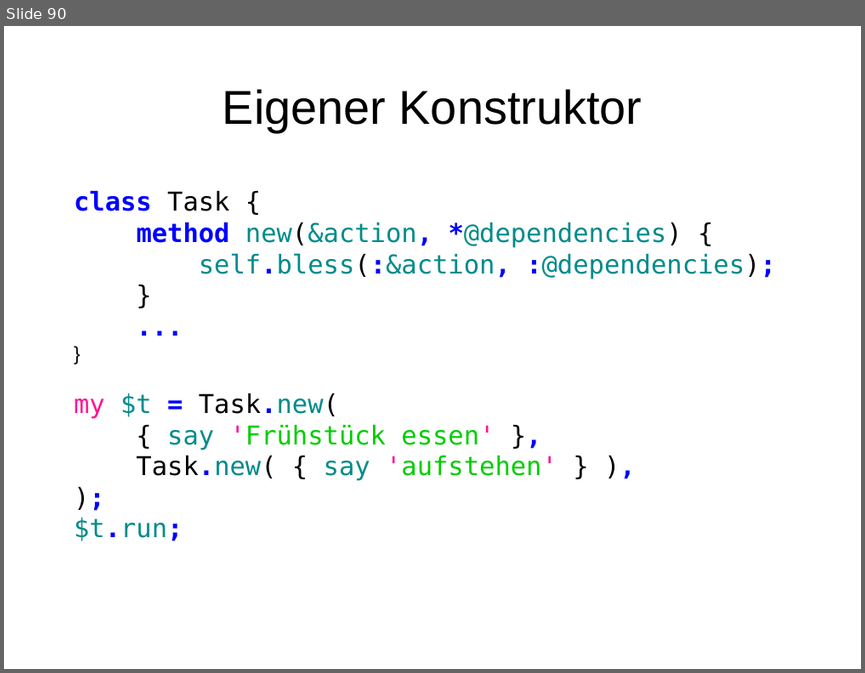
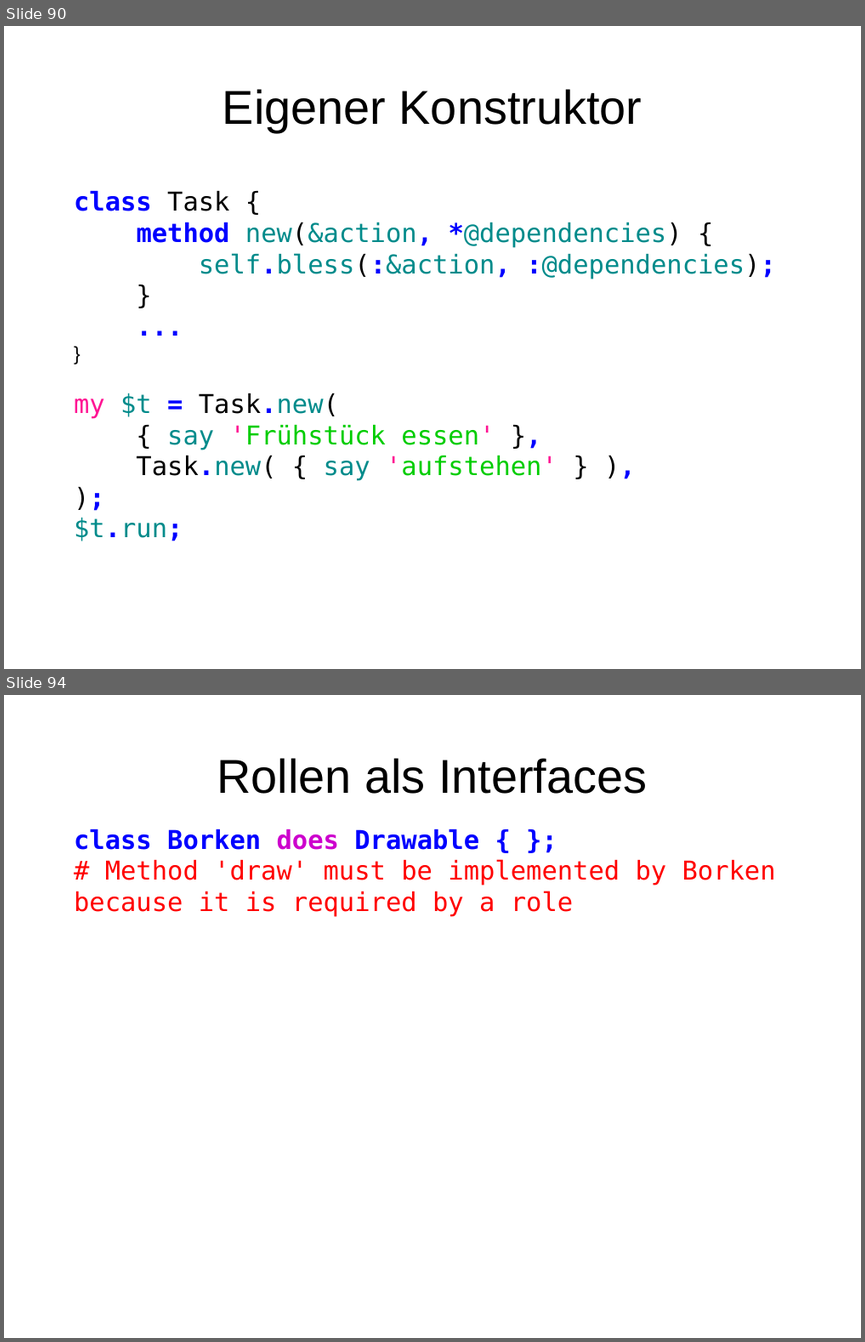
Before and after one commit to moritz/perl6-training-de, a slide deck: schulung.odp. Shown one above the other, each under a label of ours: slide 90 before the commit, slides 90 and 94 after it; the slides between them are not shown. The pictures are 865x673 and 865x1342 pixels, drawn with LibreOffice and Linux fonts; fonts in the diff are those of the drawing. Boxes give left, top, right and bottom in pixels: in the first picture for what was removed or moved away, otherwise in the second. Text is boxed around its words. In the diff, an @@ line names an element or a change of style, - is before the commit and + after.

Commit message:
Rollen

```diff
--- a/schulung.odp
+++ b/schulung.odp
@@ slide 94 added at (4, 695, 861, 1338), background #FFFFFF @@
@@ title added at (217, 758, 647, 794), 44 pt, text #000000 @@
+Rollen als Interfaces
@@ text added at (74, 828, 776, 916), 24 pt, text #FF0000 @@
+class Borken does Drawable { };
+# Method 'draw' must be implemented by Borken because it is required by a role
```
Also in this commit, not shown: 7 other slides added, 6 other files.
